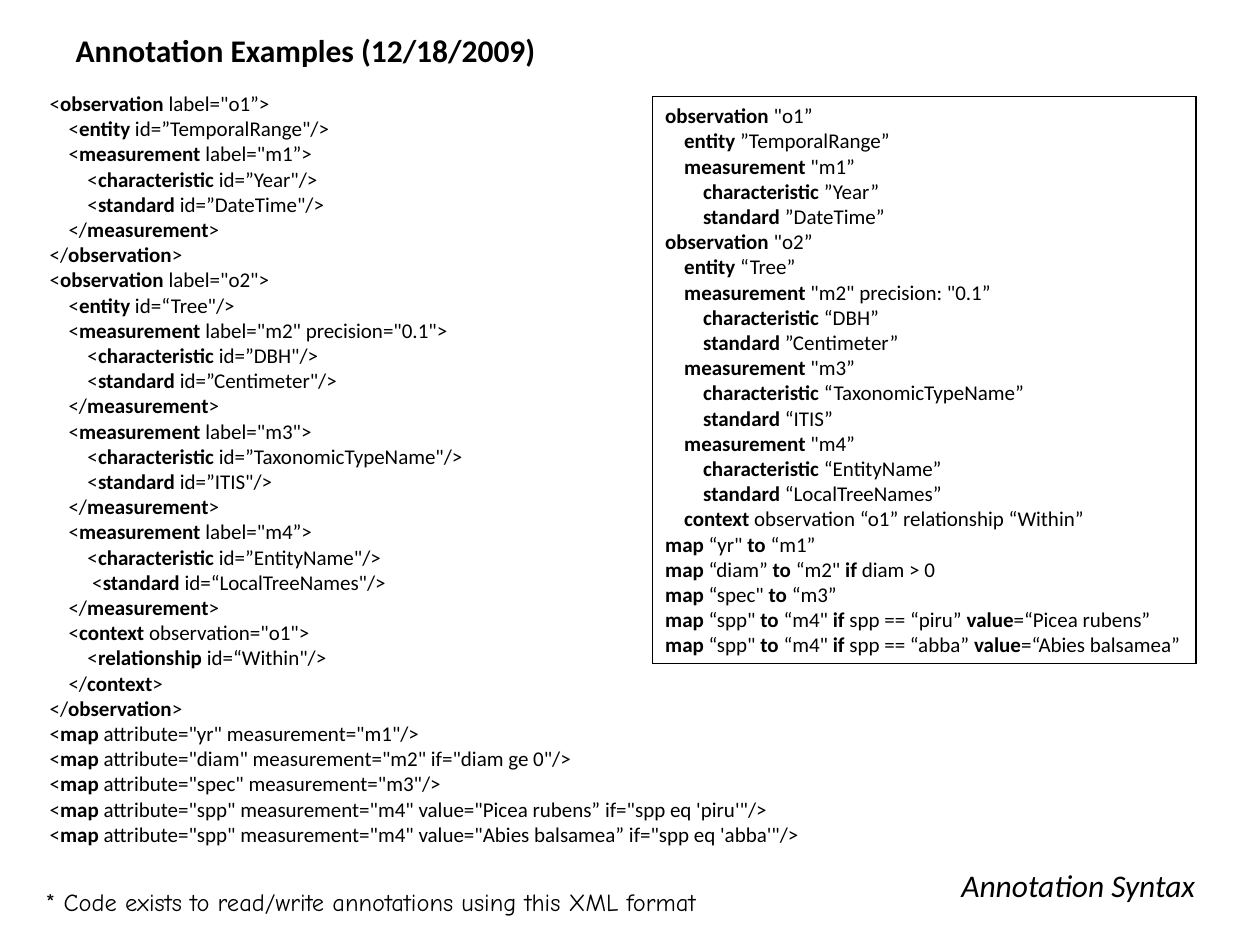
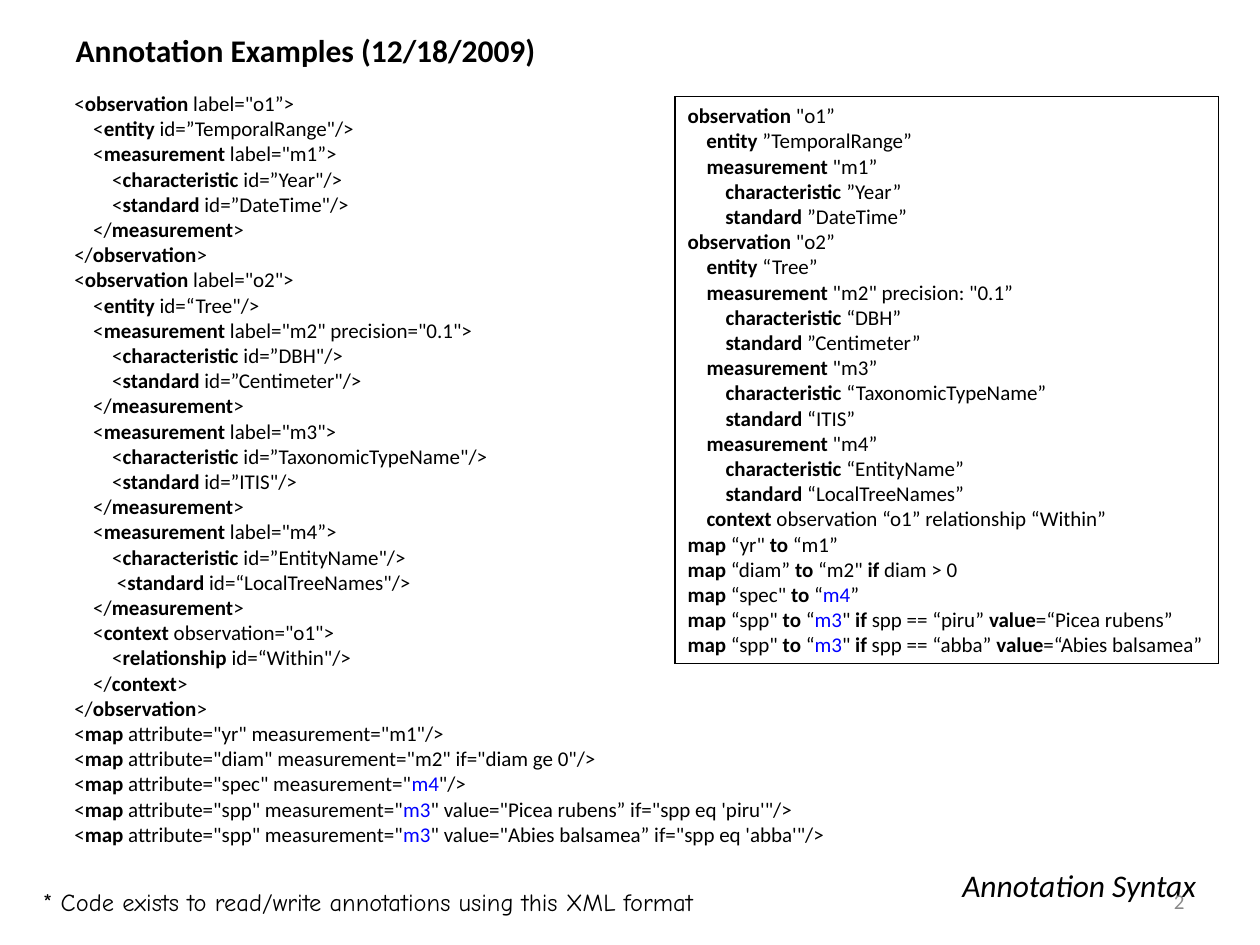
Before and after one commit to NCEAS/semtools, a slide deck: slide 2 of dev/sms/doc/annotation-examples.ppt. Drawn at 1260x945 pixels with LibreOffice and Linux fonts; fonts in the diff are those of the drawing. Boxes give left, top, right and bottom in pixels: in the first picture for what was removed or moved away, otherwise in the second. Text is boxed around its words. In the diff, an @@ line names an element or a change of style, - is before the commit and + after.

Commit message:
Fix some errors in this example, Mainly the mapping marked with blue color on pages 2,4,5,6,8,9,10

```diff
--- a/dev/sms/doc/annotation-examples.ppt
+++ b/dev/sms/doc/annotation-examples.ppt
@@ text "<observation label="o1”>": place and size @@
-text "<observation label="o1”>" at (50, 96, 798, 846)
+text "<observation label="o1”>" at (74, 96, 823, 846)
@@ rectangle "observation "o1”": place and size @@
-rectangle "observation "o1”" at (653, 96, 1196, 663)
+rectangle "observation "o1”" at (675, 96, 1218, 663)
@@ text in rectangle at (688, 587, 1202, 656): text changed @@
-map “spec" to “m3”
-map “spp" to “m4" if spp == “piru” value=“Picea rubens”
-map “spp" to “m4" if spp == “abba” value=“Abies balsamea”
+map “spec" to “m4”
+map “spp" to “m3" if spp == “piru” value=“Picea rubens”
+map “spp" to “m3" if spp == “abba” value=“Abies balsamea”
@@ text at (74, 776, 823, 846): text changed @@
-<map attribute="spec" measurement="m3"/>
-<map attribute="spp" measurement="m4" value="Picea rubens” if="spp eq 'piru'"/>
-<map attribute="spp" measurement="m4" value="Abies balsamea” if="spp eq 'abba'"/>
+<map attribute="spec" measurement="m4"/>
+<map attribute="spp" measurement="m3" value="Picea rubens” if="spp eq 'piru'"/>
+<map attribute="spp" measurement="m3" value="Abies balsamea” if="spp eq 'abba'"/>
@@ page number added at (1174, 891, 1185, 909), 12 pt, text #898989 @@
+2
```
Also in this commit, not shown: 13 other slides changed.
